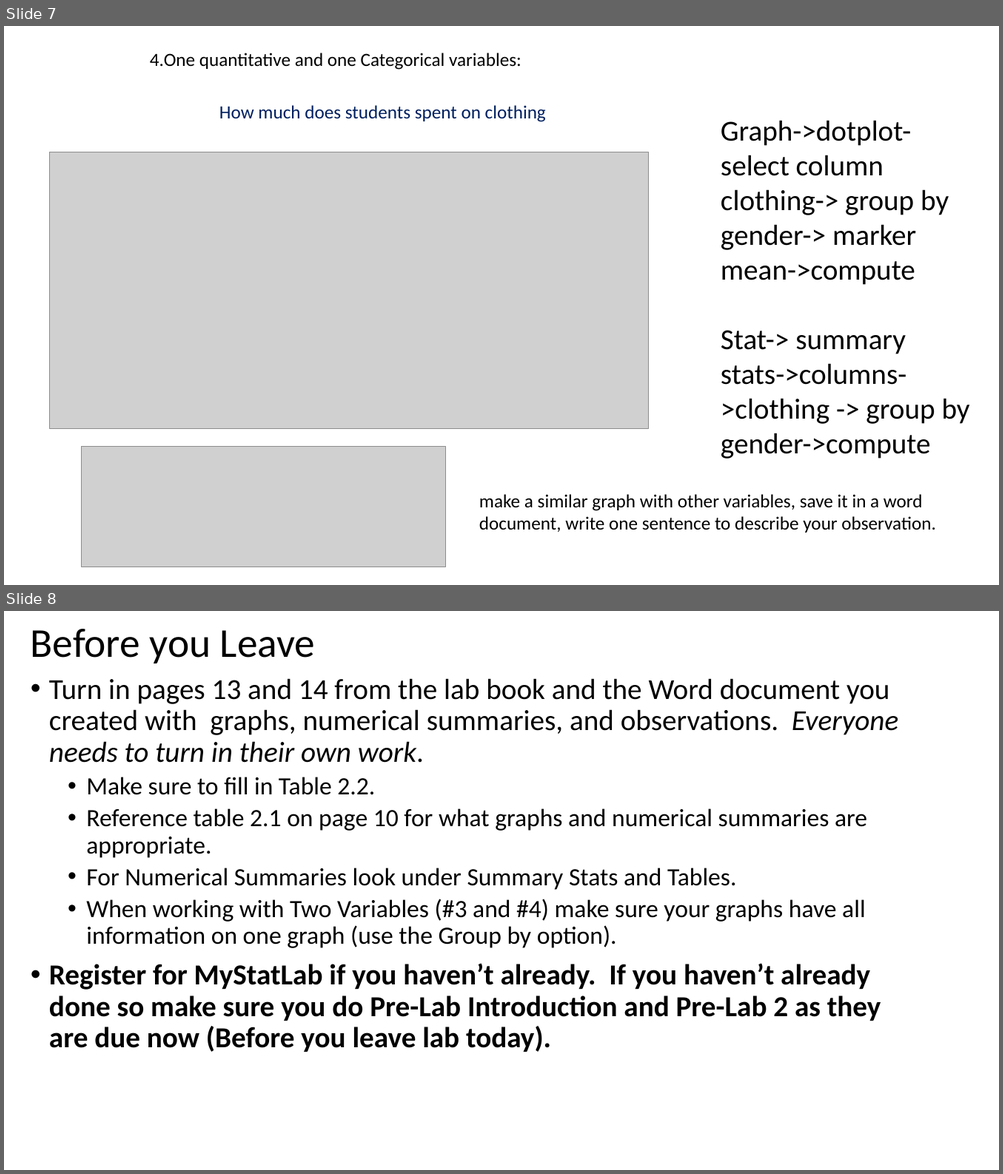
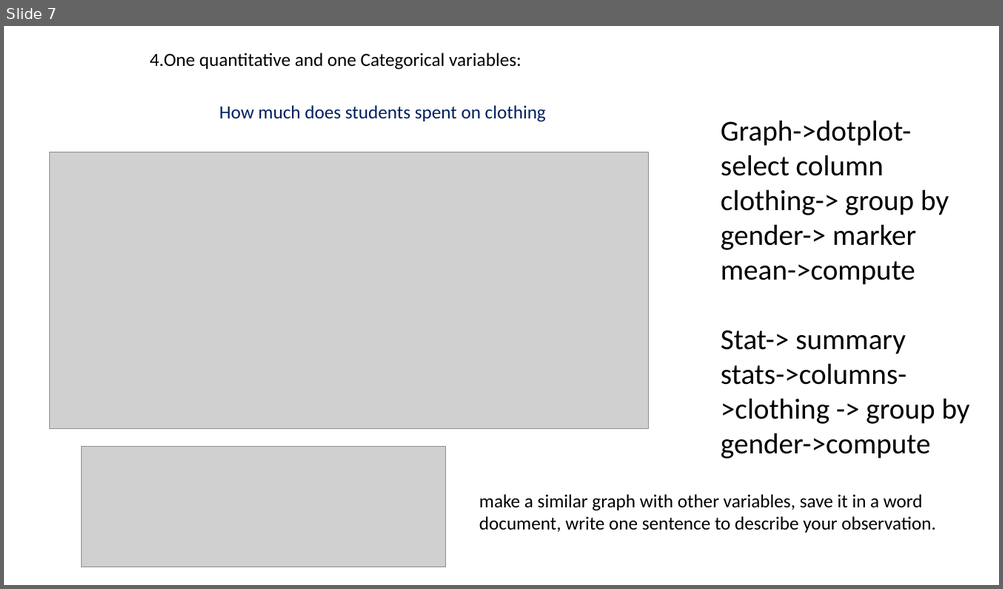
Before and after one commit to Shanlearning/Stat201-Fall, a slide deck: Lab2/Lab 2.pptx. Shown one above the other, each under a label of ours: slides 7 and 8 before the commit, slide 7 after it. The pictures are 1003x1174 and 1003x589 pixels, drawn with LibreOffice and Linux fonts; fonts in the diff are those of the drawing; grey boxes stand for pictures. Boxes give left, top, right and bottom in pixels: in the first picture for what was removed or moved away, otherwise in the second. Text is boxed around its words. In the diff, an @@ line names an element or a change of style, - is before the commit and + after.

```diff
--- a/Lab2/Lab 2.pptx
+++ b/Lab2/Lab 2.pptx
@@ slide 8 removed at (4,611,999,1170), background #CCE8CF @@
@@ title removed at (31,629,316,664) @@
-Before you Leave
@@ text removed at (49,678,898,1052) @@
-• Turn in pages 13 and 14 from the lab book and the Word document you created with graphs, numerical summaries, and observations. Everyone needs to turn in their own work.
-  • Make sure to fill in Table 2.2.
-  • Reference table 2.1 on page 10 for what graphs and numerical summaries are appropriate.
-  • For Numerical Summaries look under Summary Stats and Tables.
-  • When working with Two Variables (#3 and #4) make sure your graphs have all information on one graph (use the Group by option).
-• Register for MyStatLab if you haven’t already. If you haven’t already done so make sure you do Pre-Lab Introduction and Pre-Lab 2 as they are due now (Before you leave lab today).
```
Also in this commit, not shown: 3 slides added, 3 other slides removed, 2 other files.
